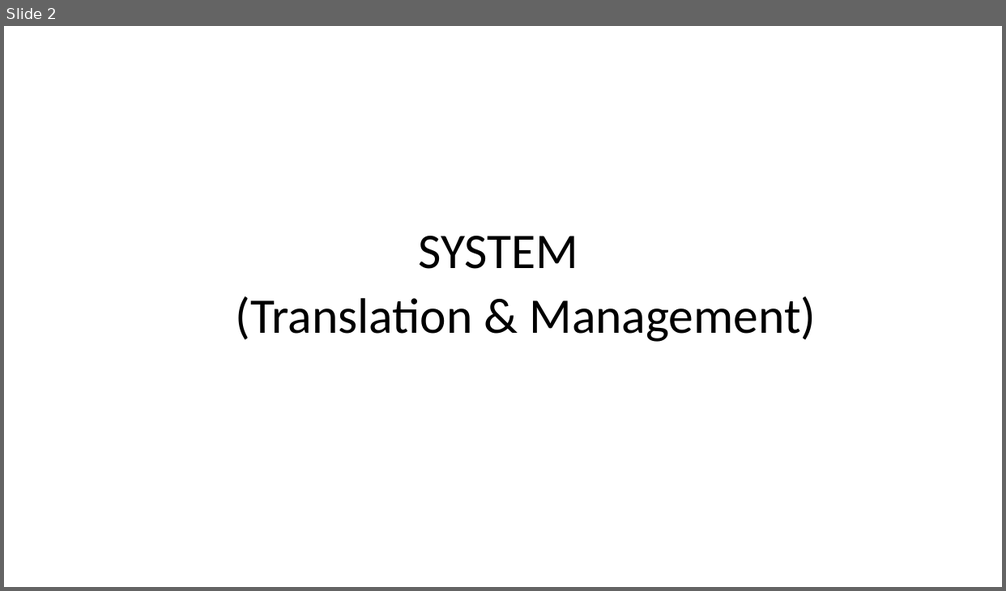
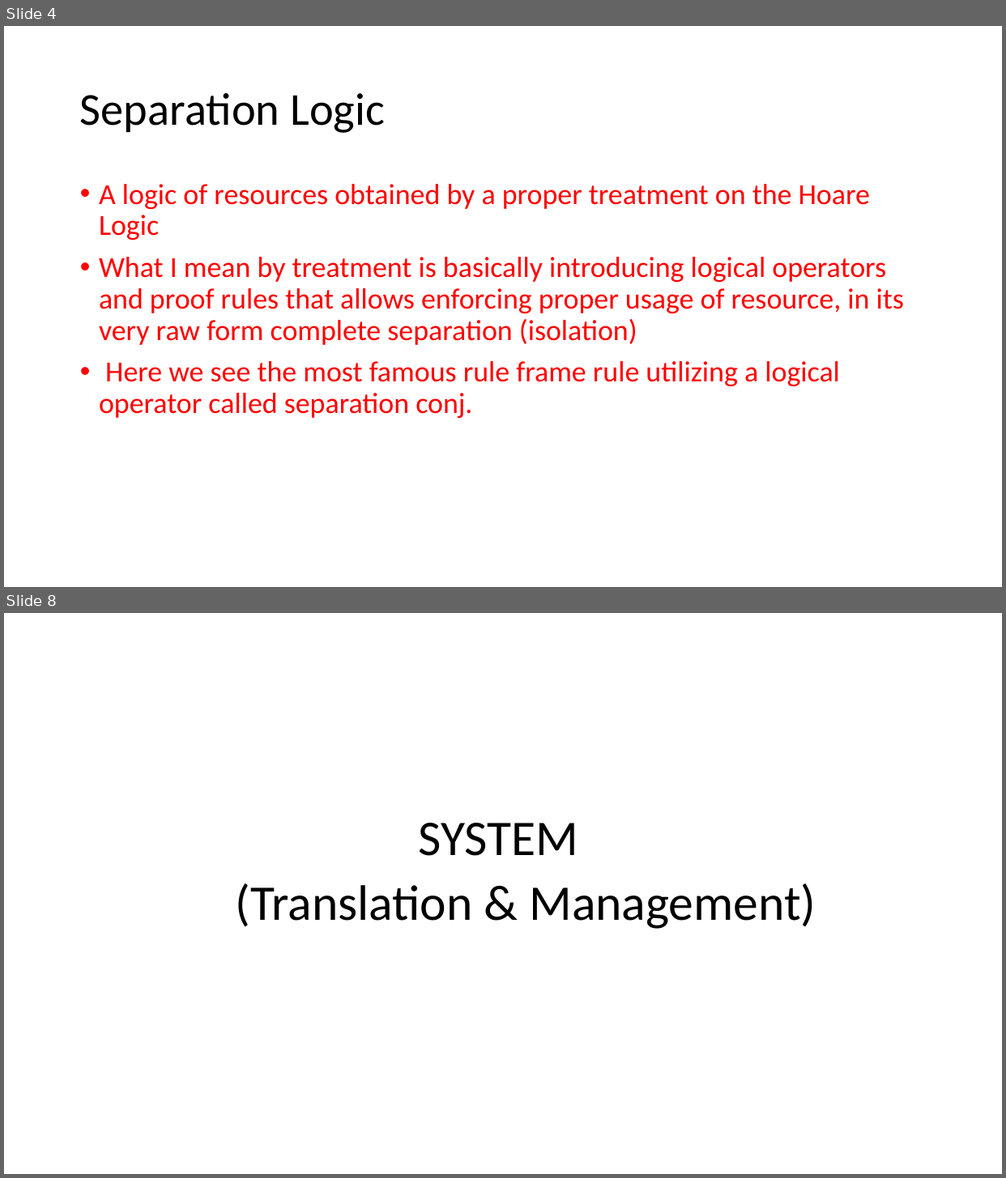
Before and after one commit to Contingent-Systems/modal_abstractions_presentations, a slide deck: thesis_proposal/proposal.pptx. Shown one above the other, each under a label of ours: slide 2 before the commit, slides 4 and 8 after it; the slides between them are not shown. The pictures are 1006x591 and 1006x1178 pixels, drawn with LibreOffice and Linux fonts; fonts in the diff are those of the drawing. Boxes give left, top, right and bottom in pixels: in the first picture for what was removed or moved away, otherwise in the second. Text is boxed around its words. In the diff, an @@ line names an element or a change of style, - is before the commit and + after.

```diff
--- a/thesis_proposal/proposal.pptx
+++ b/thesis_proposal/proposal.pptx
@@ slide 4 added at box(4, 26, 1002, 587), background #FFFFFF @@
@@ title added at box(80, 93, 385, 133), 44 pt, text #000000 @@
+Separation Logic
@@ text added at box(99, 184, 904, 418), 28 pt, text #FF0000 @@
+• A logic of resources obtained by a proper treatment on the Hoare Logic
+• What I mean by treatment is basically introducing logical operators and proof rules that allows enforcing proper usage of resource, in its very raw form complete separation (isolation)
+• Here we see the most famous rule frame rule utilizing a logical operator called separation conj.
@@ what was slide 2 is now slide 8 @@
```
Also in this commit, not shown: 2 slides changed, 12 other slides added.
